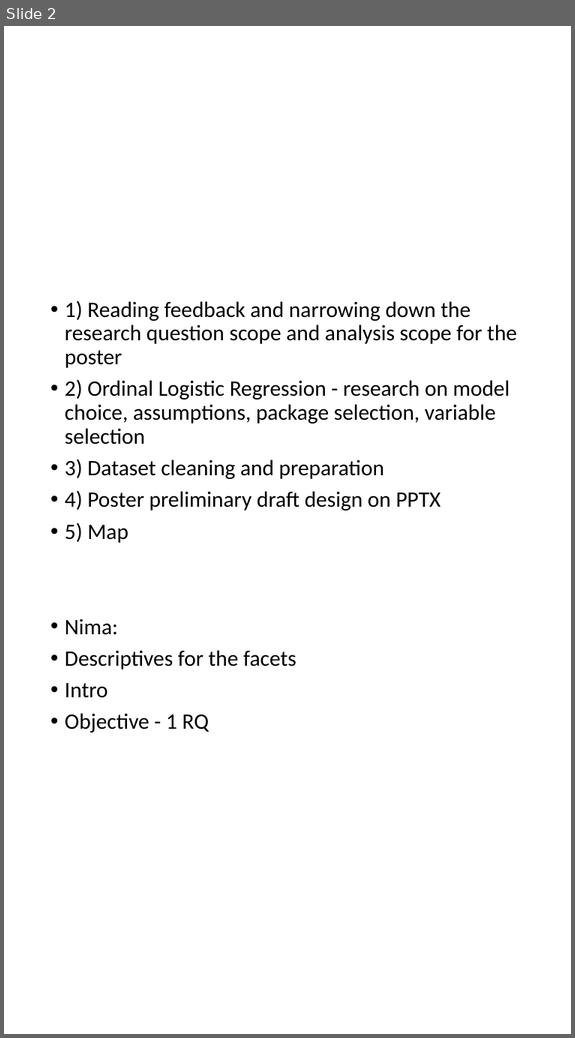
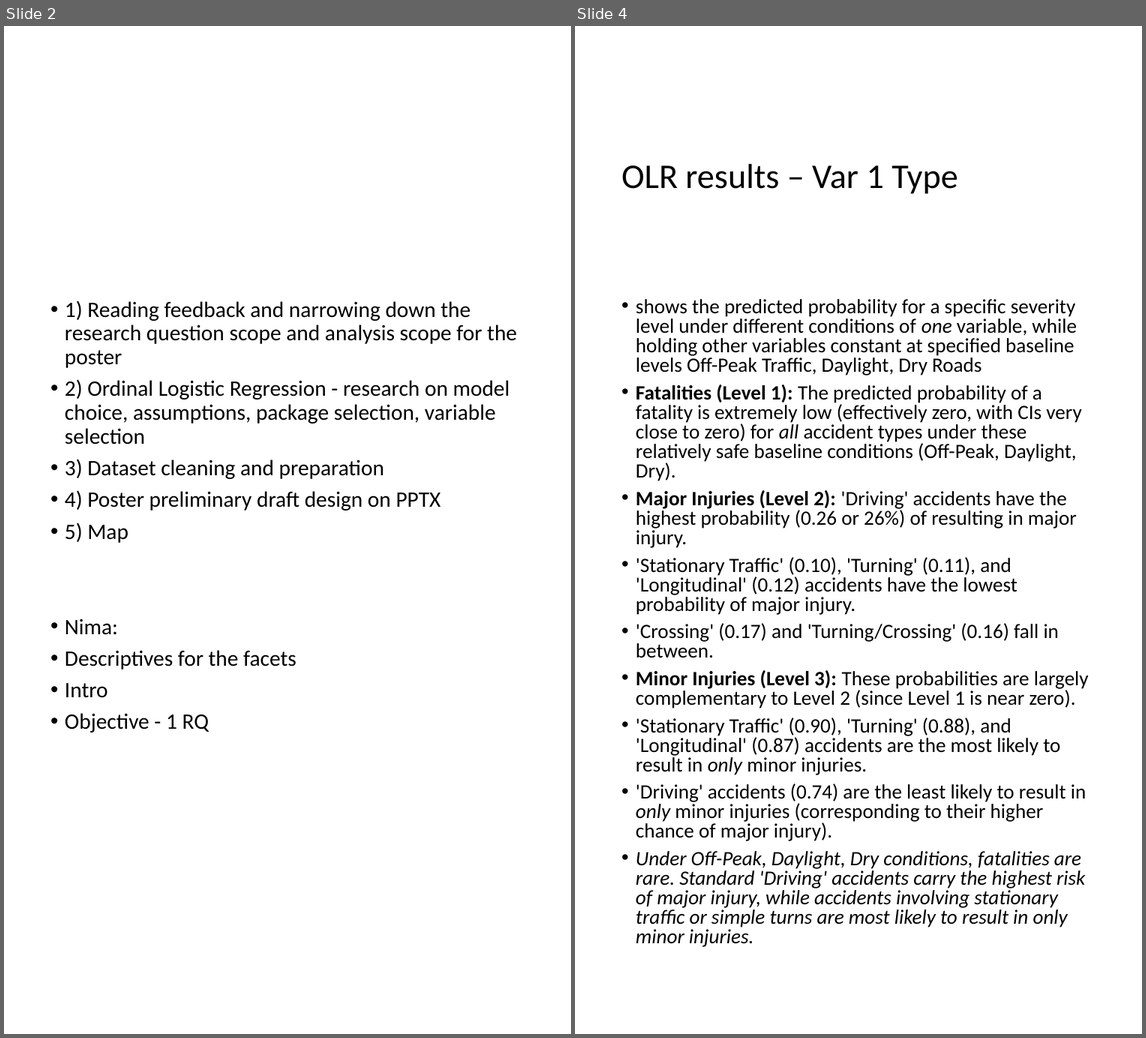
Before and after one commit to Yogada-Joshi/Berlin-bike-crashes, a slide deck: Poster.pptx. Shown side by side, each under a label of ours: slide 2 before the commit, slides 2 and 4 after it; the slides between them are not shown. The pictures are 575x1038 and 1146x1038 pixels, drawn with LibreOffice and Linux fonts; fonts in the diff are those of the drawing. Boxes give left, top, right and bottom in pixels: in the first picture for what was removed or moved away, otherwise in the second. Text is boxed around its words. In the diff, an @@ line names an element or a change of style, - is before the commit and + after.

```diff
--- a/Poster.pptx
+++ b/Poster.pptx
@@ slide 4 added at box(575, 26, 1142, 1034), background #FFFFFF @@
@@ title added at box(621, 164, 958, 194), 33 pt, text #000000 @@
+OLR results – Var 1 Type
@@ text added at box(636, 299, 1089, 947), 19.4 pt, text #000000 @@
+• shows the predicted probability for a specific severity level under different conditions of one variable, while holding other variables constant at specified baseline levels Off-Peak Traffic, Daylight, Dry Roads
+• Fatalities (Level 1): The predicted probability of a fatality is extremely low (effectively zero, with CIs very close to zero) for all accident types under these relatively safe baseline conditions (Off-Peak, Daylight, Dry).
+• Major Injuries (Level 2): 'Driving' accidents have the highest probability (0.26 or 26%) of resulting in major injury.
+• 'Stationary Traffic' (0.10), 'Turning' (0.11), and 'Longitudinal' (0.12) accidents have the lowest probability of major injury.
+• 'Crossing' (0.17) and 'Turning/Crossing' (0.16) fall in between.
+• Minor Injuries (Level 3): These probabilities are largely complementary to Level 2 (since Level 1 is near zero).
+• 'Stationary Traffic' (0.90), 'Turning' (0.88), and 'Longitudinal' (0.87) accidents are the most likely to result in only minor injuries.
+• 'Driving' accidents (0.74) are the least likely to result in only minor injuries (corresponding to their higher chance of major injury).
+• Under Off-Peak, Daylight, Dry conditions, fatalities are rare. Standard 'Driving' accidents carry the highest risk of major injury, while accidents involving stationary traffic or simple turns are most likely to result in only minor injuries.
```
Also in this commit, not shown: 5 other slides added, 3 other files.
